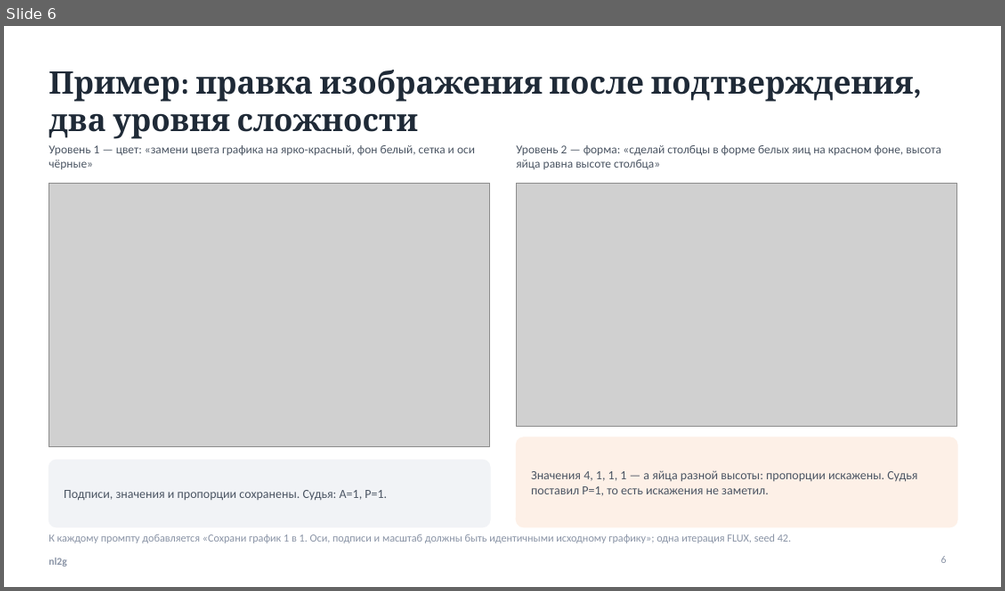
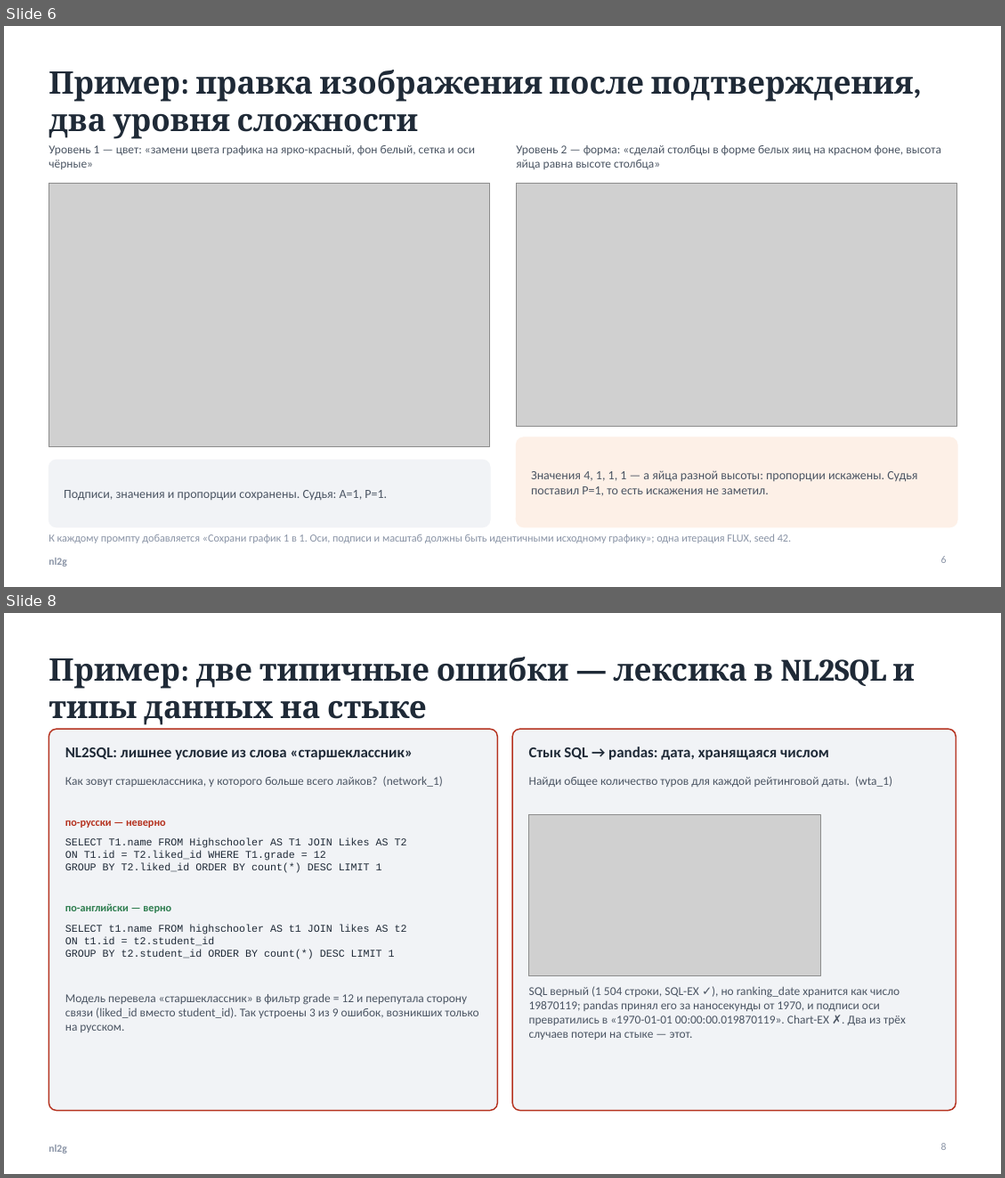
Before and after one commit to kocharyandr/nl2g, a slide deck: docs/ПРЕЗЕНТАЦИЯ_СЕРВИСА.pptx. Shown one above the other, each under a label of ours: slide 6 before the commit, slides 6 and 8 after it; the slides between them are not shown. The pictures are 1005x591 and 1005x1178 pixels, drawn with LibreOffice and Linux fonts; fonts in the diff are those of the drawing; grey boxes stand for pictures. Boxes give left, top, right and bottom in pixels: in the first picture for what was removed or moved away, otherwise in the second. Text is boxed around its words. In the diff, an @@ line names an element or a change of style, - is before the commit and + after.

```diff
--- a/docs/ПРЕЗЕНТАЦИЯ_СЕРВИСА.pptx
+++ b/docs/ПРЕЗЕНТАЦИЯ_СЕРВИСА.pptx
@@ slide 8 added at (4,613,1001,1174), background #FFFFFF; not listed: 1 template element that a slide beside it also shows @@
@@ title added at (48,657,914,725), 30 pt, text #1F2A37, bold @@
+Пример: две типичные ошибки — лексика в NL2SQL и типы данных на стыке
@@ rounded rectangle added at (48,729,498,1111), fill #F1F3F6, outline #B5321F 1.25 pt @@
@@ rounded rectangle added at (512,729,956,1111), fill #F1F3F6, outline #B5321F 1.25 pt @@
@@ text added at (65,747,413,760), 14.5 pt, text #1F2A37, bold @@
+NL2SQL: лишнее условие из слова «старшеклассник»
@@ text added at (529,747,829,760), 14.5 pt, text #1F2A37, bold @@
+Стык SQL → pandas: дата, хранящаяся числом
@@ text added at (65,776,443,787), 11.5 pt, text #4B5563 @@
+Как зовут старшеклассника, у которого больше всего лайков? (network_1)
@@ text added at (529,776,892,787), 11.5 pt, text #4B5563 @@
+Найди общее количество туров для каждой рейтинговой даты. (wta_1)
@@ text added at (65,820,166,827), 10.5 pt, text #B5321F, bold @@
+по-русски — неверно
@@ picture added at (529,815,821,976) @@
@@ text added at (65,838,407,873), 10 pt, text #1F2A37 @@
+SELECT T1.name FROM Highschooler AS T1 JOIN Likes AS T2
+ON T1.id = T2.liked_id WHERE T1.grade = 12
+GROUP BY T2.liked_id ORDER BY count(*) DESC LIMIT 1
@@ text added at (65,903,171,913), 10.5 pt, text #2E7D4F, bold @@
+по-английски — верно
@@ text added at (65,925,407,959), 10 pt, text #1F2A37 @@
+SELECT t1.name FROM highschooler AS t1 JOIN likes AS t2
+ON t1.id = t2.student_id
+GROUP BY t2.student_id ORDER BY count(*) DESC LIMIT 1
@@ text added at (529,986,906,1039), 11.5 pt, text #4B5563 @@
+SQL верный (1 504 строки, SQL-EX ✓), но ranking_date хранится как число 19870119; pandas принял его за наносекунды от 1970, и подписи оси превратились в «1970-01-01 00:00:00.019870119». Chart-EX ✗. Два из трёх случаев потери на стыке — этот.
@@ text added at (65,993,478,1032), 11.5 pt, text #4B5563 @@
+Модель перевела «старшеклассник» в фильтр grade = 12 и перепутала сторону связи (liked_id вместо student_id). Так устроены 3 из 9 ошибок, возникших только на русском.
@@ page number added at (941,1143,947,1150), 10 pt, text #8A94A6 @@
+8
```
Also in this commit, not shown: 2 other slides added, 1 other file.
